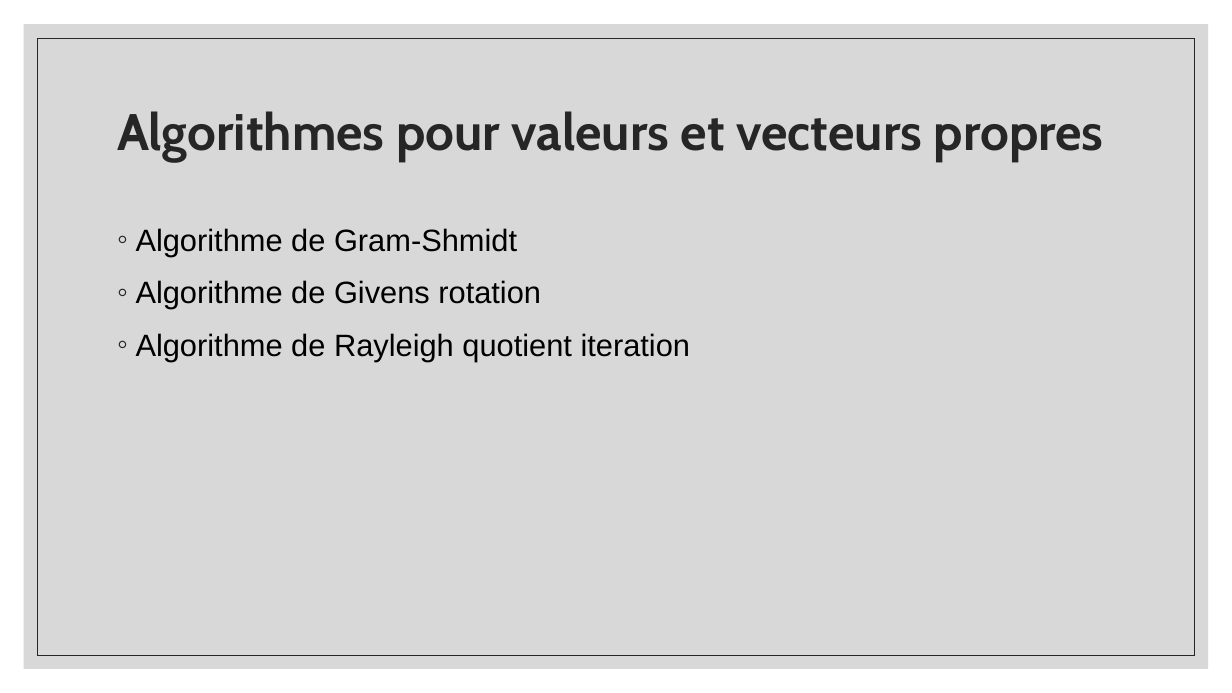
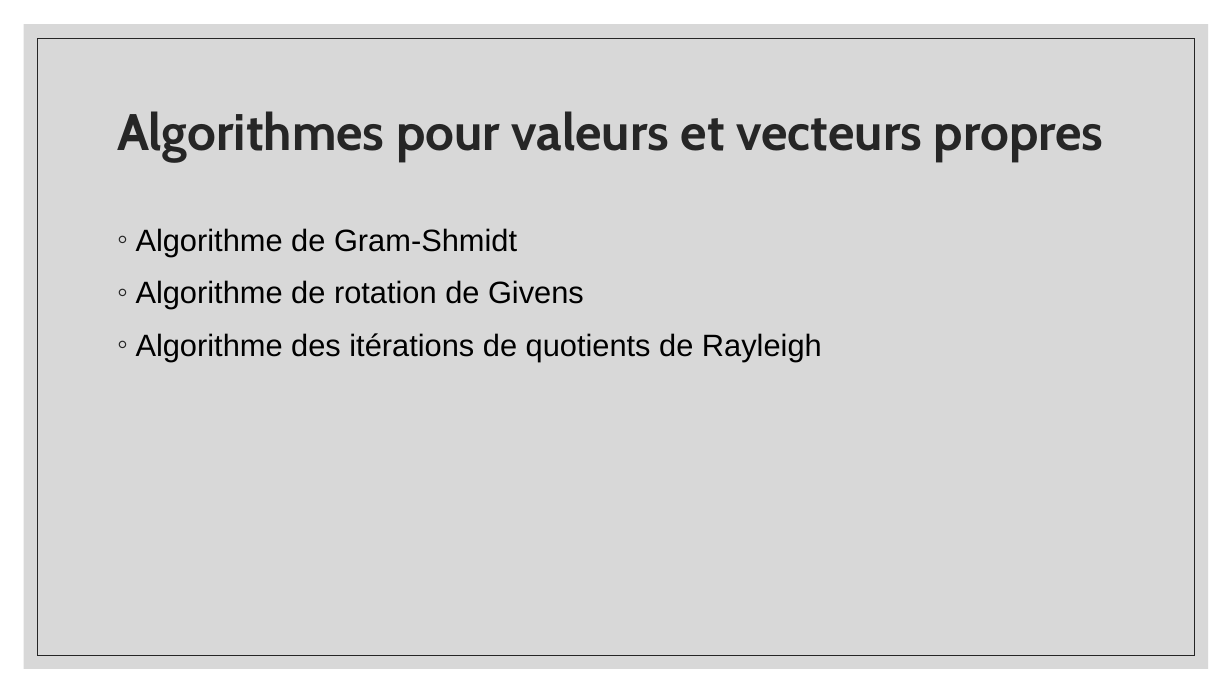
Before and after one commit to gahem1/Physique_Numerique, a slide deck: slide 8 of Solutions d’une équation aux valeurs propres.pptx. Drawn at 1232x693 pixels with LibreOffice and Linux fonts; fonts in the diff are those of the drawing. Boxes give left, top, right and bottom in pixels: in the first picture for what was removed or moved away, otherwise in the second. Text is boxed around its words. In the diff, an @@ line names an element or a change of style, - is before the commit and + after.

```diff
--- a/Solutions d’une équation aux valeurs propres.pptx
+++ b/Solutions d’une équation aux valeurs propres.pptx
@@ text at [136, 280, 822, 361]: text changed @@
-◦ Algorithme de Givens rotation
-◦ Algorithme de Rayleigh quotient iteration
+◦ Algorithme de rotation de Givens
+◦ Algorithme des itérations de quotients de Rayleigh
```
Also in this commit, not shown: 4 other slides changed.
